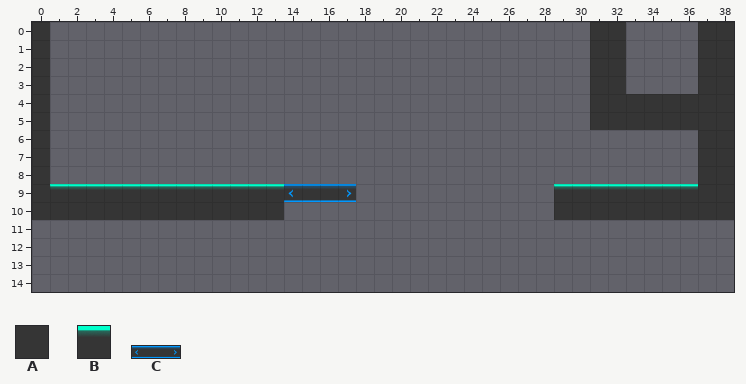
One commit to this Tiled map: assets/data/lvl1.tmx. The first picture shows the starting point.
Cells are 32x32 px. Shown: x 0..38, y 0..14.
Key: from "main": A 0, B 4; from "obstacles": C 2 "slider".
_ is an empty cell.
Objects are placed by their top-left corner, in cells (3,4 is the top-left corner of cell 3,4); size is 1x1 cell unless given.
Layer "Tile Layer 1" before, first column x 0:
 0 A______________________________AA____AA
 1 A______________________________AA____AA
 2 A______________________________AA____AA
 3 A______________________________AA____AA
 4 A______________________________AAAAAAAA
 5 A______________________________AAAAAAAA
 6 A____________________________________AA
 7 A____________________________________AA
 8 A____________________________________AA
 9 ABBBBBBBBBBBBB_______________BBBBBBBBAA
10 AAAAAAAAAAAAAA_______________AAAAAAAAAA
11 _______________________________________
12 _______________________________________
13 _______________________________________
14 _______________________________________
Objects on layer "Slider Platform" before:
C "slider" at 14,9 size 4x1
Now the later version:
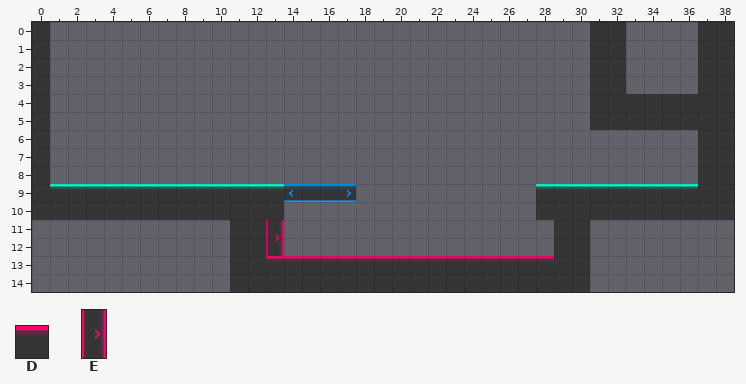
Further tiles: from "main": D 1; from "obstacles": E 1 "sidecrush".
Diff:
Layer "Tile Layer 1":
Tile A is added in row 10 at x 28; in rows 11 to 13 at x 11 to 12 and 29 to 30; in row 14 at x 11 to 30.
Tile B is added in row 9 at x 28.
Tile D is added in row 13 at x 13 to 28.
Layer "Slider Platform":
A new object: E "sidecrush" at 13,11 size 1x2.
Where, in picture pixels (left, top, right, bottom), the same in both pictures:
added: (230, 184, 590, 292)
